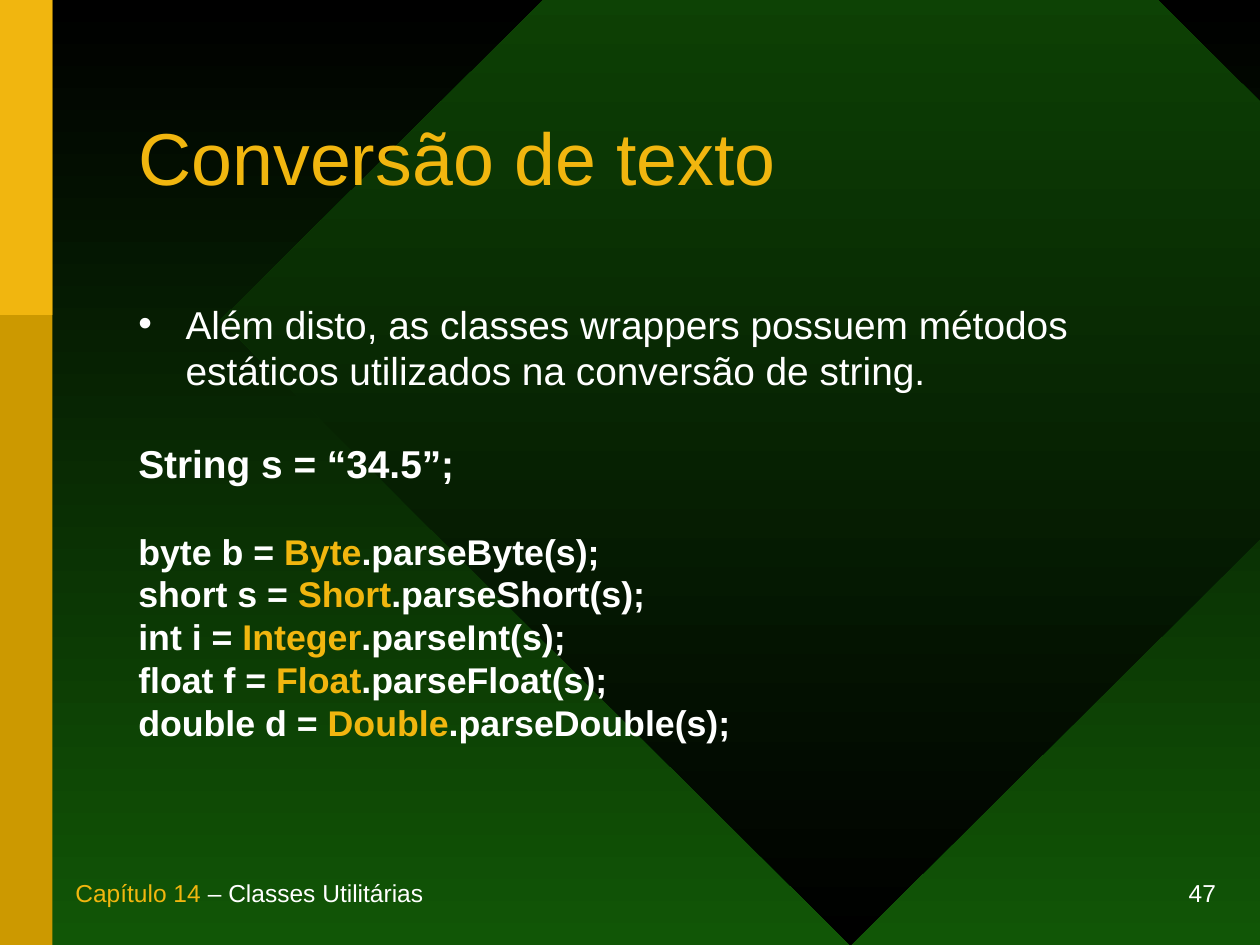
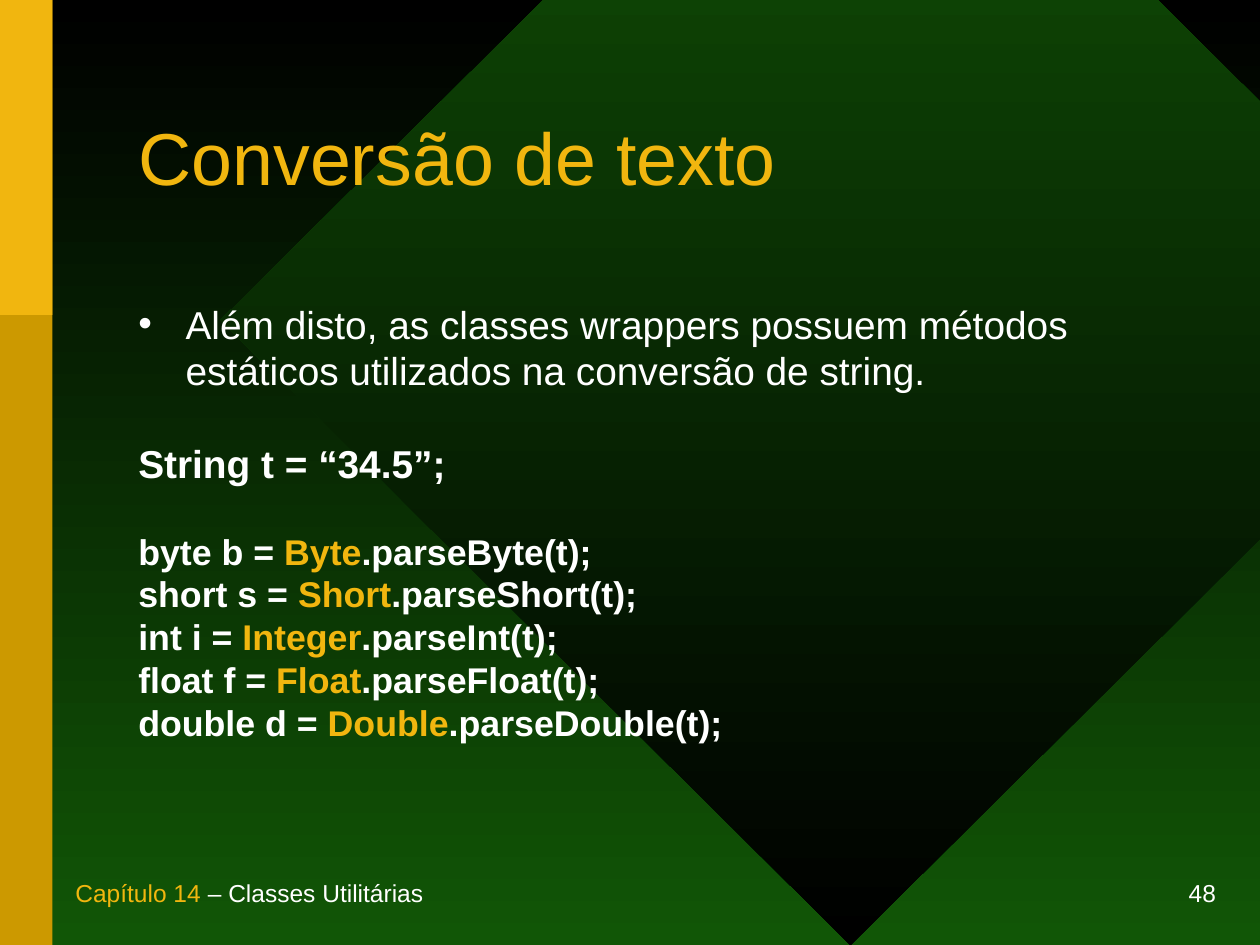
Before and after one commit to duchesqui/slzvieira-training, a slide deck: slide 48 of 1-Java-Programmer-Modulo-I/14.Capitulo14.ppt (slide 47 before the commit). Drawn at 1260x945 pixels with LibreOffice and Linux fonts; fonts in the diff are those of the drawing. Boxes give left, top, right and bottom in pixels: in the first picture for what was removed or moved away, otherwise in the second. Text is boxed around its words. In the diff, an @@ line names an element or a change of style, - is before the commit and + after.

```diff
--- a/1-Java-Programmer-Modulo-I/14.Capitulo14.ppt
+++ b/1-Java-Programmer-Modulo-I/14.Capitulo14.ppt
@@ text at bbox=[138, 450, 723, 743]: text changed @@
-String s = “34.5”;
-byte b = Byte.parseByte(s);
-short s = Short.parseShort(s);
-int i = Integer.parseInt(s);
-float f = Float.parseFloat(s);
-double d = Double.parseDouble(s);
+String t = “34.5”;
+byte b = Byte.parseByte(t);
+short s = Short.parseShort(t);
+int i = Integer.parseInt(t);
+float f = Float.parseFloat(t);
+double d = Double.parseDouble(t);
@@ page number at bbox=[1189, 885, 1216, 903]: text changed @@
-47
+48
```
Also in this commit, not shown: 1 other slide changed, 21 slides added, 36 other files.
